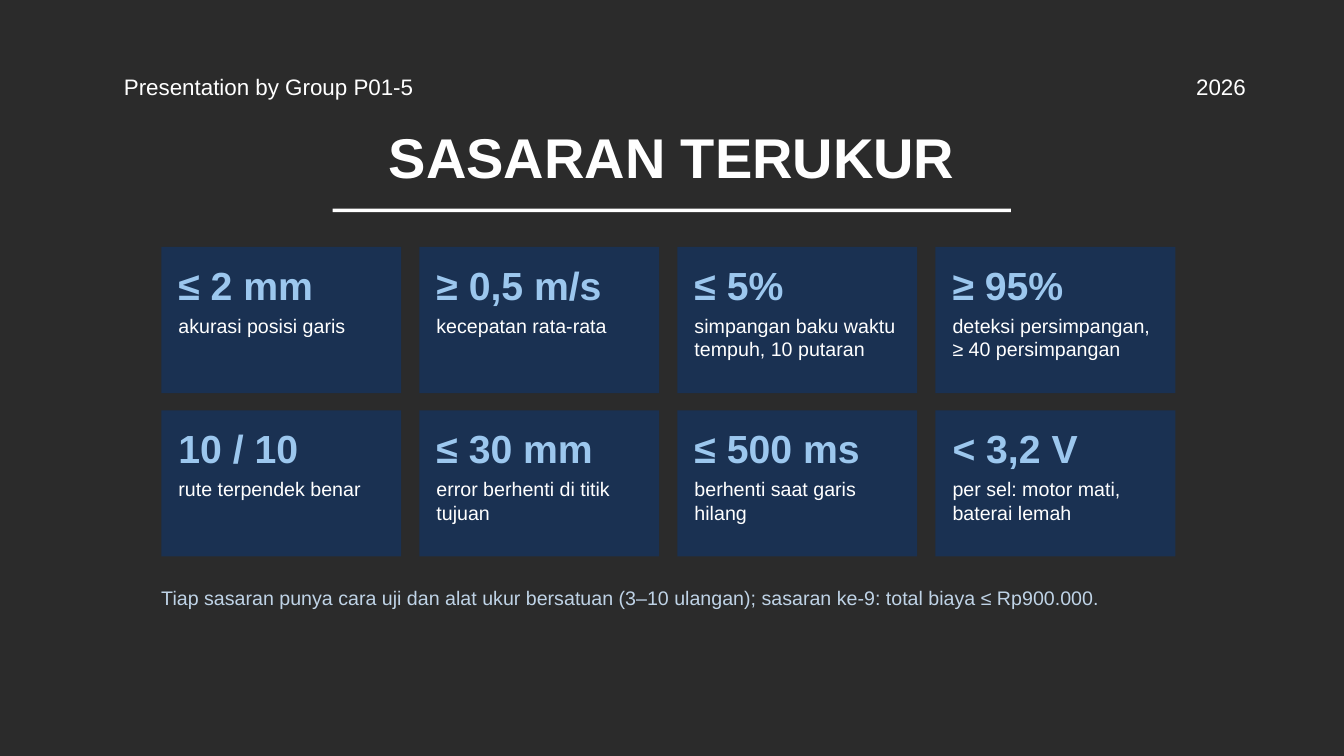
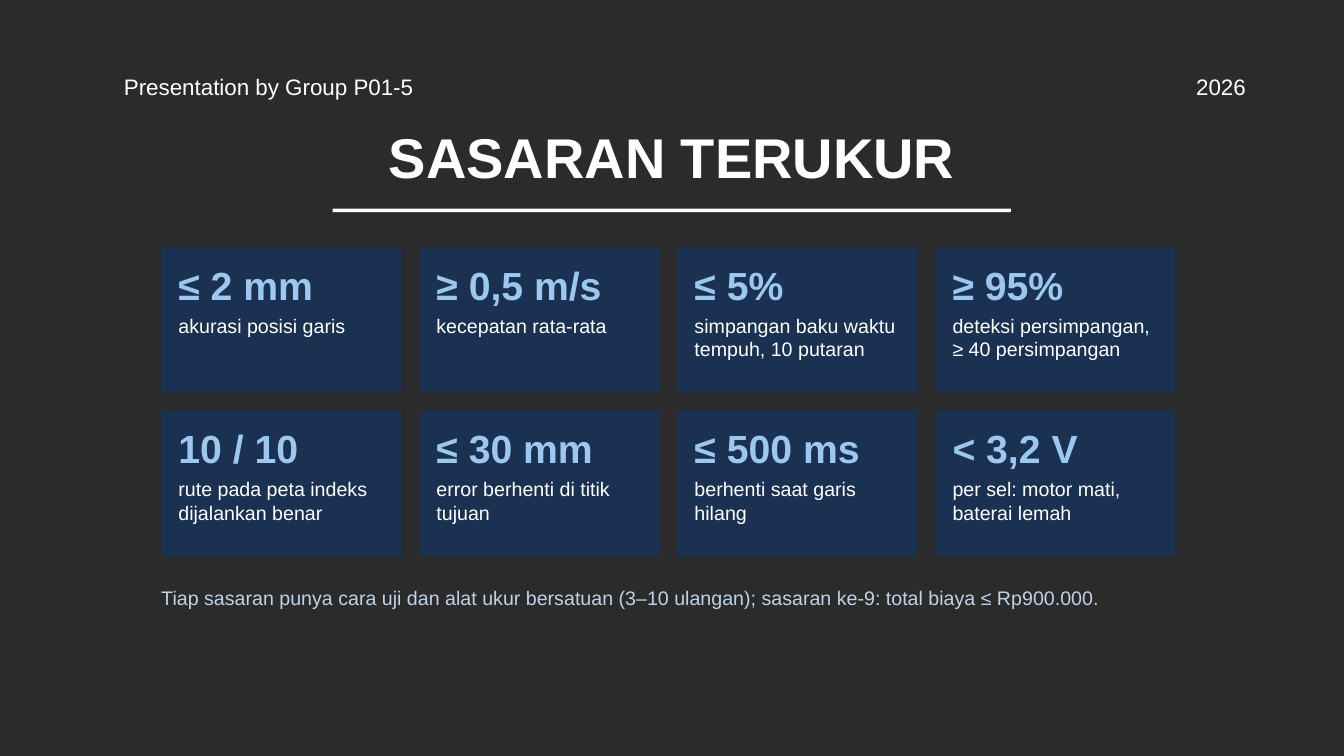
Before and after one commit to Mervs111/Line-Follower-Racer, a slide deck: slide 6 of docs/pitching-rab/LFM_Pitching_RAB_P01-5.pptx. Drawn at 1344x756 pixels with LibreOffice and Linux fonts; fonts in the diff are those of the drawing; background and template pictures are left out; a plain dark background stands for a picture behind light text. Boxes give left, top, right and bottom in pixels: in the first picture for what was removed or moved away, otherwise in the second. Text is boxed around its words. In the diff, an @@ line names an element or a change of style, - is before the commit and + after.

```diff
--- a/docs/pitching-rab/LFM_Pitching_RAB_P01-5.pptx
+++ b/docs/pitching-rab/LFM_Pitching_RAB_P01-5.pptx
@@ text at bbox=[178, 481, 367, 524]: text changed @@
-rute terpendek benar
+rute pada peta indeks dijalankan benar
```
Also in this commit, not shown: 3 other slides changed, 8 other files.
